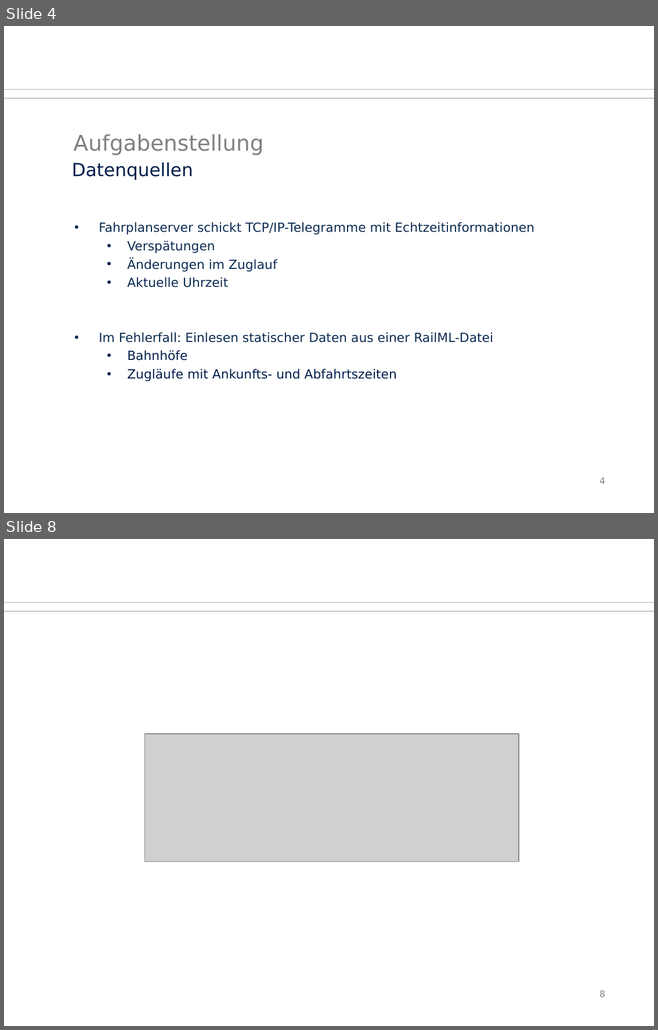
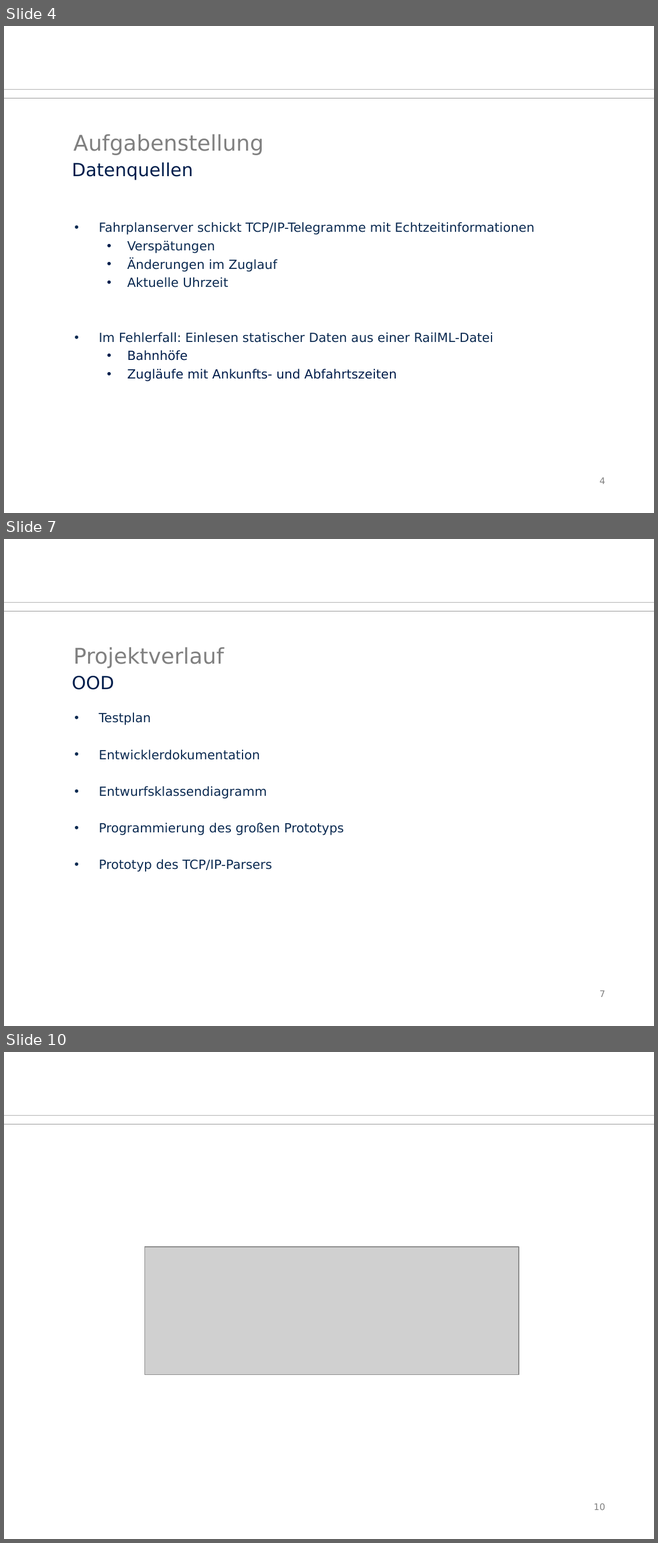
Before and after one commit to Juu98/fahrgastinformationssystem, a slide deck: organisation/zwischenpraesentation.odp. Shown one above the other, each under a label of ours: slides 4 and 8 before the commit, slides 4, 7 and 10 after it; the slides between them are not shown. The pictures are 658x1030 and 658x1543 pixels, drawn with LibreOffice and Linux fonts; fonts in the diff are those of the drawing; grey boxes stand for pictures; background and template pictures are left out. Boxes give left, top, right and bottom in pixels: in the first picture for what was removed or moved away, otherwise in the second. Text is boxed around its words. In the diff, an @@ line names an element or a change of style, - is before the commit and + after.

```diff
--- a/organisation/zwischenpraesentation.odp
+++ b/organisation/zwischenpraesentation.odp
@@ slide 7 added at box(4, 539, 654, 1026), background #FFFFFF; not listed: 2 template elements that a slide beside it also shows @@
@@ title added at box(74, 647, 224, 668), 24 pt, text #808080 @@
+Projektverlauf
@@ text added at box(72, 676, 114, 690), 20 pt, text #001D4B @@
+OOD
@@ text added at box(99, 712, 344, 872), 14 pt, text #0B2A51 @@
+• Testplan
+• Entwicklerdokumentation
+• Entwurfsklassendiagramm
+• Programmierung des großen Prototyps
+• Prototyp des TCP/IP-Parsers
@@ page number added at box(599, 990, 605, 997), 10 pt, text #808080 @@
+7
@@ what was slide 8 is now slide 10 @@
@@ page number at box(593, 1503, 605, 1510): text changed @@
-8
+10
```
Also in this commit, not shown: 4 other slides added, 3 slides removed.
